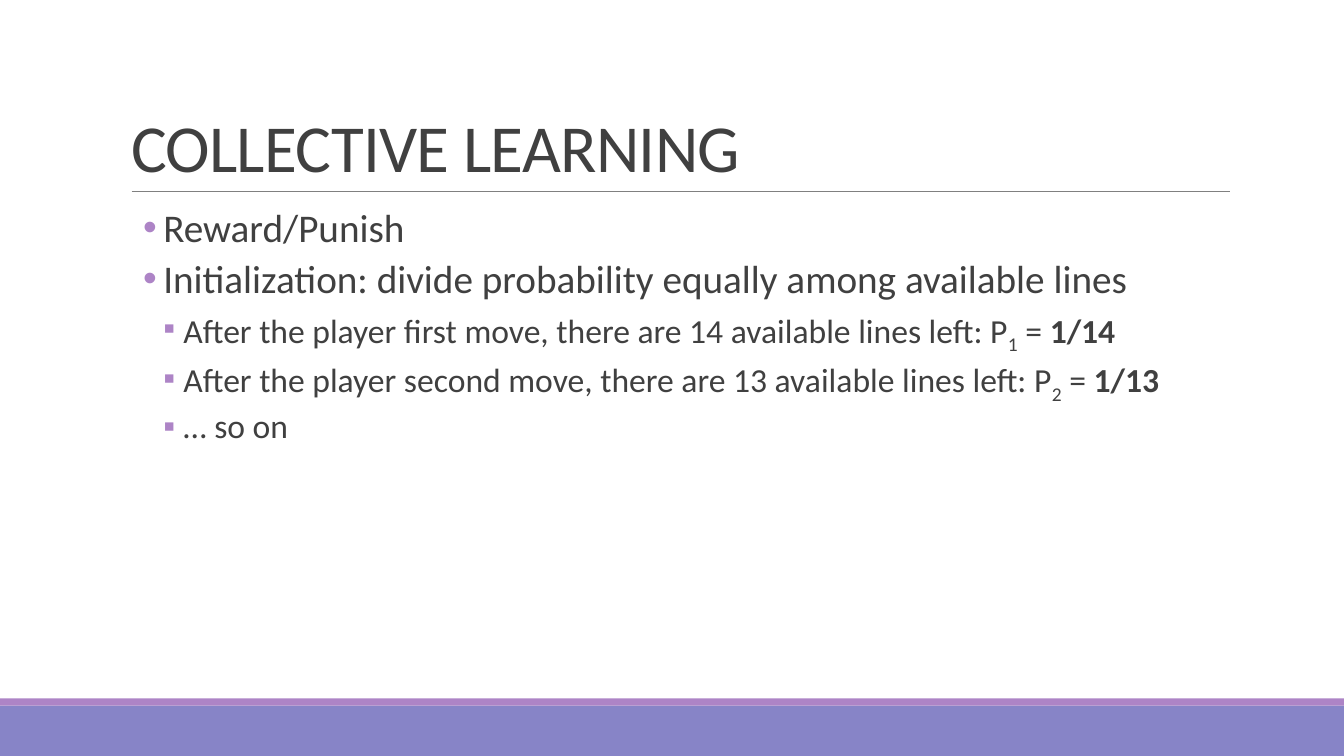
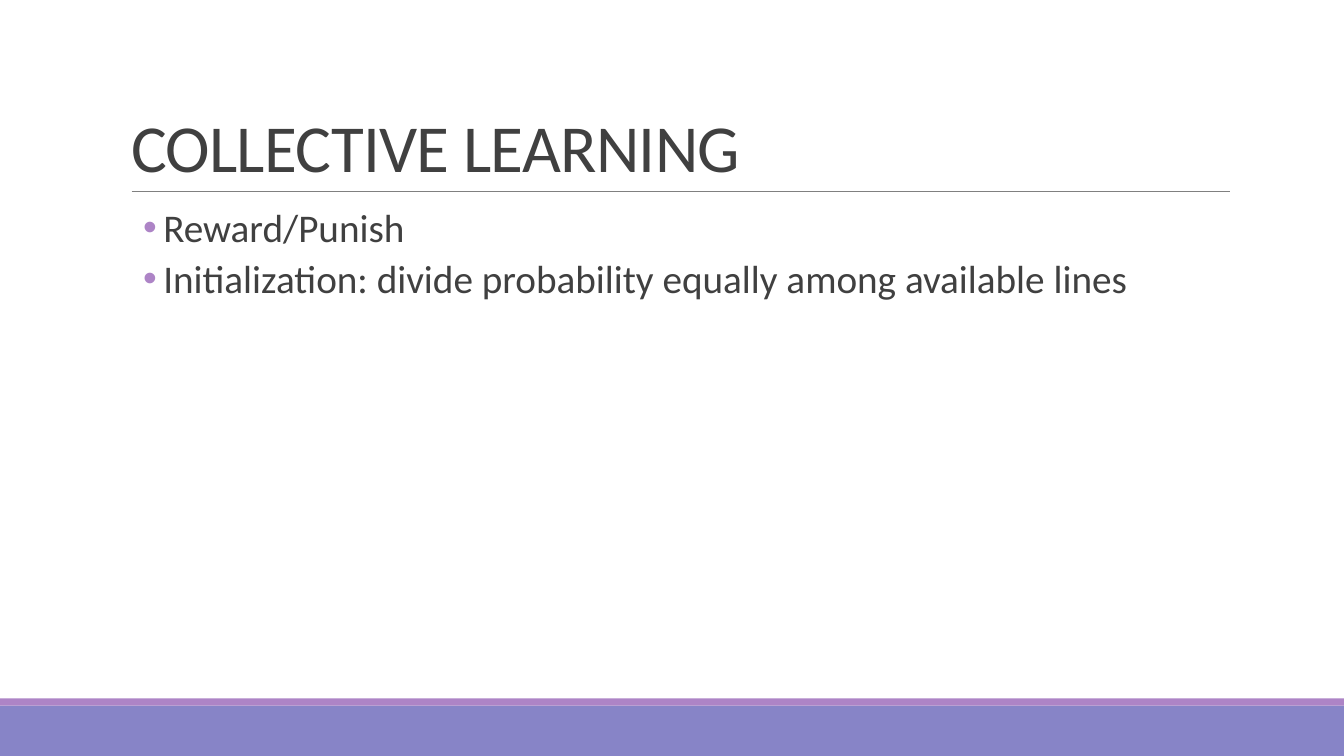
Before and after one commit to hauha46/Sim_Game, a slide deck: slide 5 of SIM GAME.pptx. Drawn at 1344x756 pixels with LibreOffice and Linux fonts; fonts in the diff are those of the drawing. Boxes give left, top, right and bottom in pixels: in the first picture for what was removed or moved away, otherwise in the second. Text is boxed around its words. In the diff, an @@ line names an element or a change of style, - is before the commit and + after.

Commit message:
PPT minor changes

```diff
--- a/SIM GAME.pptx
+++ b/SIM GAME.pptx
@@ text at bbox=[183, 319, 1159, 439]: paragraphs removed @@
-    ▪ After the player first move, there are 14 available lines left: P1 = 1/14
-    ▪ After the player second move, there are 13 available lines left: P2 = 1/13
-    ▪ … so on
```
